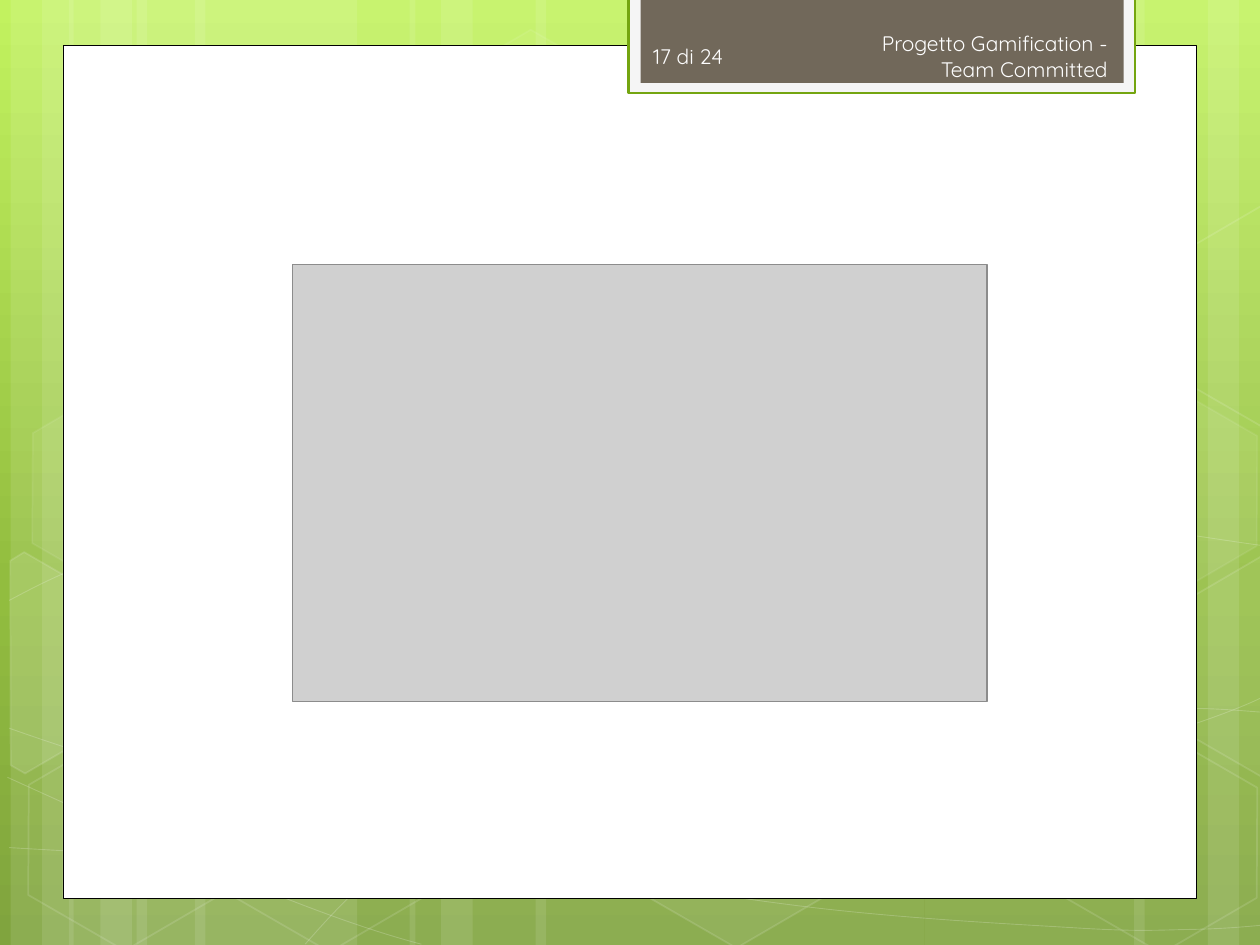
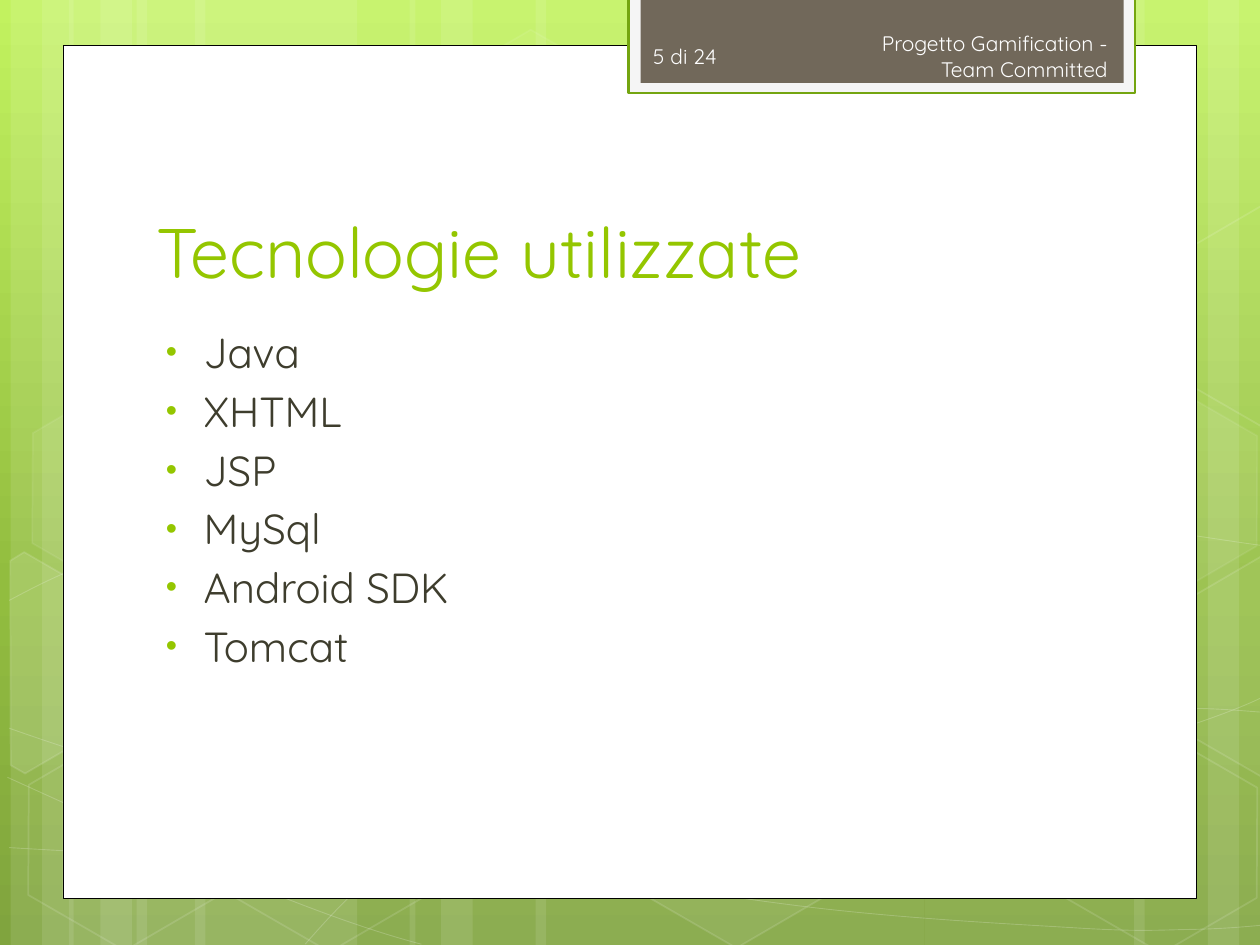
Before and after one commit to TeamCommitted/Team-Committed---Documenti, a slide deck: slide 5 of RP/Esterni/Presentazione/RP-Presentazione.pptx (slide 17 before the commit). Drawn at 1260x945 pixels with LibreOffice and Linux fonts; fonts in the diff are those of the drawing; grey boxes stand for pictures. Boxes give left, top, right and bottom in pixels: in the first picture for what was removed or moved away, otherwise in the second. Text is boxed around its words. In the diff, an @@ line names an element or a change of style, - is before the commit and + after.

```diff
--- a/RP/Esterni/Presentazione/RP-Presentazione.pptx
+++ b/RP/Esterni/Presentazione/RP-Presentazione.pptx
@@ page number at (653, 48, 717, 64): text changed @@
-17 di 24
+5 di 24
@@ title added at (156, 226, 801, 292), 40 pt, text #94C600 @@
+Tecnologie utilizzate
@@ picture removed at (292, 265, 987, 702) @@
@@ text added at (204, 338, 448, 663), 24 pt, text #3E3D2D @@
+• Java
+• XHTML
+• JSP
+• MySql
+• Android SDK
+• Tomcat
```
Also in this commit, not shown: 10 other slides changed, 2 slides removed, 2 other files.
